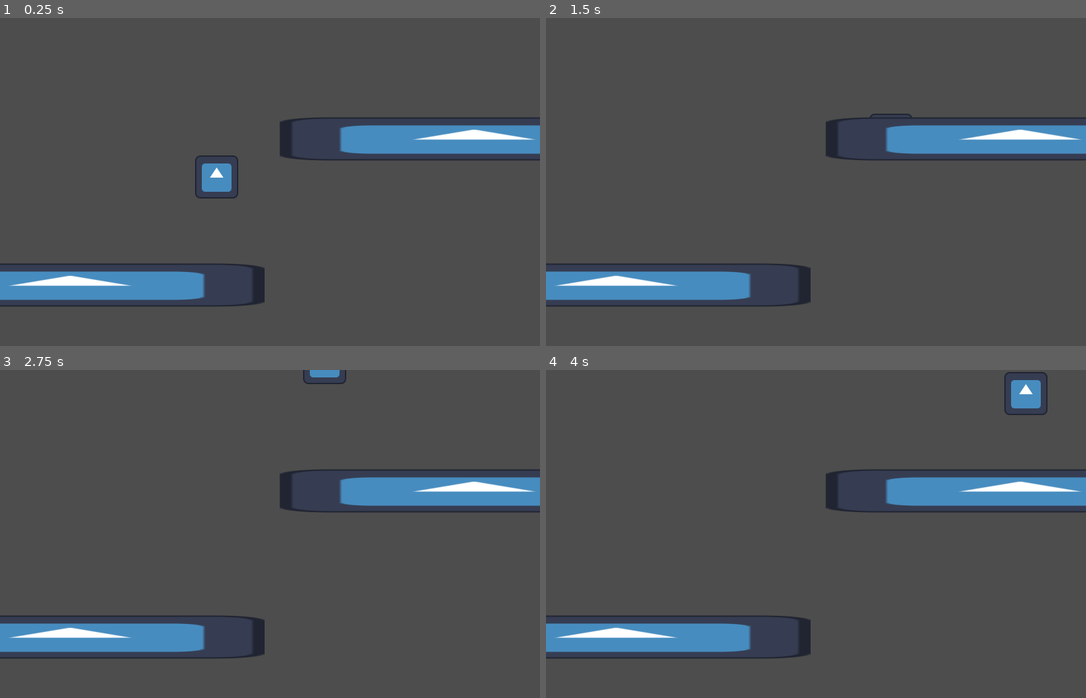
Above: before the commit, frames 1-4 (two rows, left to right).
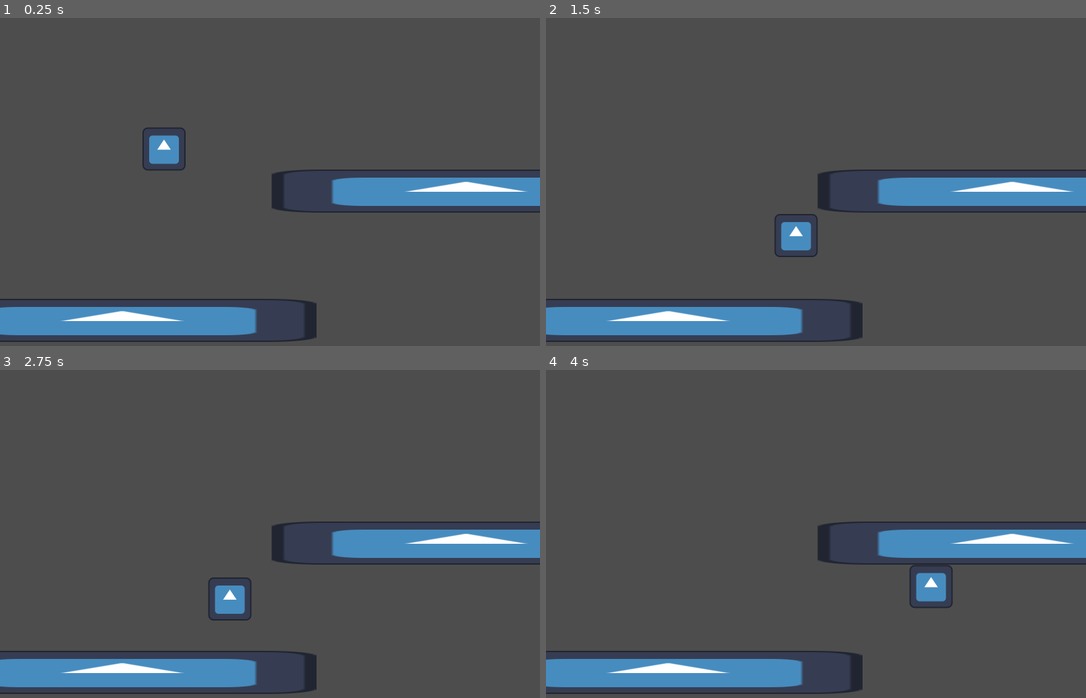
Above: after the commit, the same moments.

Repository: briel0/fog-gamejam-maio
Game: Godot game, scene res://scenes/main.tscn
Two runs of this game, one before a commit and one after it. Both use one fixed random seed, a clock stepped at 60 frames per second and the inputs below. The engine's default icon, where the game draws it, is replaced by a stand-in: a white triangle on a blue panel in a dark square.
Inputs:
- Up to frame 1 (0.25 s): no input
- Up to frame 2 (1.5 s): tap Enter (ui_accept) at 0.5, 0.6 s; hold Right (right) from 0.53 s (still down); tap Space (jump) at 0.77, 0.8, 1.07, 1.35 s
- Up to frame 3 (2.75 s): tap Space (jump) at 1.52, 1.82, 2.3 s; tap Enter (ui_accept) at 1.55 s; release Right (right) at 2.03 s; hold Left (left) from 2.03 s (still down); hold F (shoot) from 2.03 s (still down)
- Up to frame 4 (4 s): release Left (left) at 2.78 s; release F (shoot) at 2.78 s; hold Right (right) from 2.78 s (still down); tap Enter (ui_accept) at 2.85, 3.6 s; tap Space (jump) at 3.02, 3.32, 3.77, 3.8 s

The runs differ from the first frame. In frame 1, 18% of the frame differs, in the area x 0-100%, y 30-99%; in frame 2, 17%; in frame 3, 17%; in frame 4, 18%, in the area x 0-100%, y 0-99%.

Commit message:
adding hat class

Diff:
--- /dev/null
+++ b/prefabs/beam.tscn
@@ -0,0 +1,17 @@
+[gd_scene format=3 uid="uid://dbaij2s2exrij"]
+
+[ext_resource type="Texture2D" uid="uid://bwlis81viho2p" path="res://icon.svg" id="1_pmv8y"]
+
+[sub_resource type="RectangleShape2D" id="RectangleShape2D_0wfyh"]
+size = Vector2(128, 130)
+
+[node name="Beam" type="StaticBody2D" unique_id=1385120846]
+scale = Vector2(9, 1)
+collision_layer = 3
+collision_mask = 3
+
+[node name="Sprite2D" type="Sprite2D" parent="." unique_id=1781685396]
+texture = ExtResource("1_pmv8y")
+
+[node name="UpSideCollision" type="CollisionShape2D" parent="." unique_id=411214769]
+shape = SubResource("RectangleShape2D_0wfyh")
--- a/prefabs/character.tscn
+++ b/prefabs/character.tscn
@@ -7,6 +7,8 @@
 size = Vector2(128, 128)
 
 [node name="Character" type="CharacterBody2D" unique_id=2032235730]
+collision_layer = 2
+collision_mask = 3
 script = ExtResource("1_xofgc")
 
 [node name="Sprite2D" type="Sprite2D" parent="." unique_id=416269749]
--- /dev/null
+++ b/prefabs/hat.tscn
@@ -0,0 +1,24 @@
+[gd_scene format=3 uid="uid://b4j2uq3um22cm"]
+
+[ext_resource type="Script" uid="uid://cboe4xgm4whsb" path="res://scripts/hat.gd" id="1_4i8tn"]
+[ext_resource type="Texture2D" uid="uid://bwlis81viho2p" path="res://icon.svg" id="1_wmafp"]
+
+[sub_resource type="RectangleShape2D" id="RectangleShape2D_1jyap"]
+
+[sub_resource type="RectangleShape2D" id="RectangleShape2D_jflnv"]
+
+[node name="Hat" type="CharacterBody2D" unique_id=1564772125]
+script = ExtResource("1_4i8tn")
+
+[node name="Sprite2D" type="Sprite2D" parent="." unique_id=664727085]
+texture = ExtResource("1_wmafp")
+
+[node name="CollisionShape2D" type="CollisionShape2D" parent="." unique_id=2094869144]
+shape = SubResource("RectangleShape2D_1jyap")
+
+[node name="Area2D" type="Area2D" parent="." unique_id=290048159]
+collision_layer = 2
+collision_mask = 2
+
+[node name="CollisionShape2D" type="CollisionShape2D" parent="Area2D" unique_id=1679887626]
+shape = SubResource("RectangleShape2D_jflnv")
--- a/scenes/main.tscn
+++ b/scenes/main.tscn
@@ -1,39 +1,18 @@
 [gd_scene format=3 uid="uid://bglqim6dh5pq4"]
 
 [ext_resource type="PackedScene" uid="uid://bp7gyn3h53c4a" path="res://prefabs/character.tscn" id="1_o5qli"]
-[ext_resource type="Texture2D" uid="uid://bwlis81viho2p" path="res://icon.svg" id="2_0wfyh"]
-
-[sub_resource type="RectangleShape2D" id="RectangleShape2D_0wfyh"]
-size = Vector2(128, 124)
+[ext_resource type="PackedScene" uid="uid://dbaij2s2exrij" path="res://prefabs/beam.tscn" id="2_0wfyh"]
 
 [node name="Main" type="Node2D" unique_id=176912923]
 
 [node name="Character" parent="." unique_id=1913132122 instance=ExtResource("1_o5qli")]
-position = Vector2(247, 172)
+position = Vector2(91, 89)
 
 [node name="Camera2D" type="Camera2D" parent="." unique_id=687306338]
 position = Vector2(405, 386)
 
-[node name="Beam" type="StaticBody2D" parent="." unique_id=456732239]
-position = Vector2(1058, 395)
-scale = Vector2(9, 1)
+[node name="Beam" parent="." unique_id=1385120846 instance=ExtResource("2_0wfyh")]
+position = Vector2(986, 300)
 
-[node name="Sprite2D" type="Sprite2D" parent="Beam" unique_id=416321108]
-position = Vector2(-5.3333335, -250)
-texture = ExtResource("2_0wfyh")
-
-[node name="UpSideCollision" type="CollisionShape2D" parent="Beam" unique_id=2092278496]
-position = Vector2(-5.2222214, -250)
-shape = SubResource("RectangleShape2D_0wfyh")
-
-[node name="Beam2" type="StaticBody2D" parent="." unique_id=256125171]
-position = Vector2(-139, 829)
-scale = Vector2(9, 1)
-
-[node name="Sprite2D" type="Sprite2D" parent="Beam2" unique_id=818581608]
-position = Vector2(-5.3333335, -250)
-texture = ExtResource("2_0wfyh")
-
-[node name="UpSideCollision" type="CollisionShape2D" parent="Beam2" unique_id=1217344326]
-position = Vector2(-5.2222214, -248)
-shape = SubResource("RectangleShape2D_0wfyh")
+[node name="Beam2" parent="." unique_id=1267115199 instance=ExtResource("2_0wfyh")]
+position = Vector2(-33, 684)
--- /dev/null
+++ b/scripts/hat.gd
@@ -0,0 +1,25 @@
+extends CharacterBody2D
+
+
+const SPEED = 300.0
+const JUMP_VELOCITY = -400.0
+
+
+func _physics_process(delta: float) -> void:
+	# Add the gravity.
+	if not is_on_floor():
+		velocity += get_gravity() * delta
+
+	# Handle jump.
+	if Input.is_action_just_pressed("ui_accept") and is_on_floor():
+		velocity.y = JUMP_VELOCITY
+
+	# Get the input direction and handle the movement/deceleration.
+	# As good practice, you should replace UI actions with custom gameplay actions.
+	var direction := Input.get_axis("ui_left", "ui_right")
+	if direction:
+		velocity.x = direction * SPEED
+	else:
+		velocity.x = move_toward(velocity.x, 0, SPEED)
+
+	move_and_slide()
Not shown, added: scripts/hat.gd.uid
